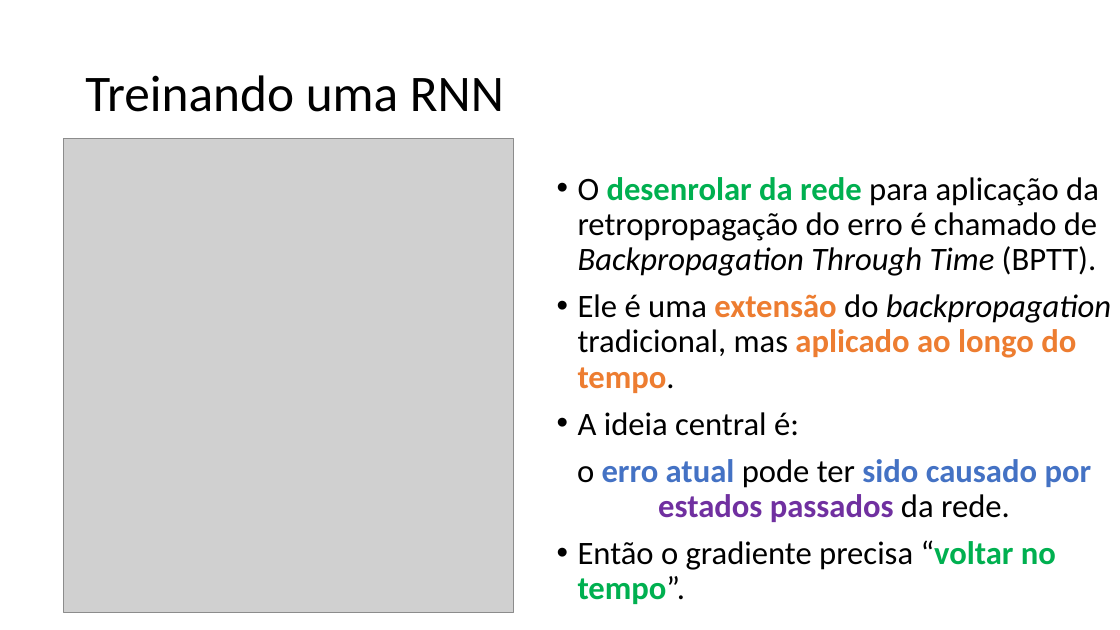
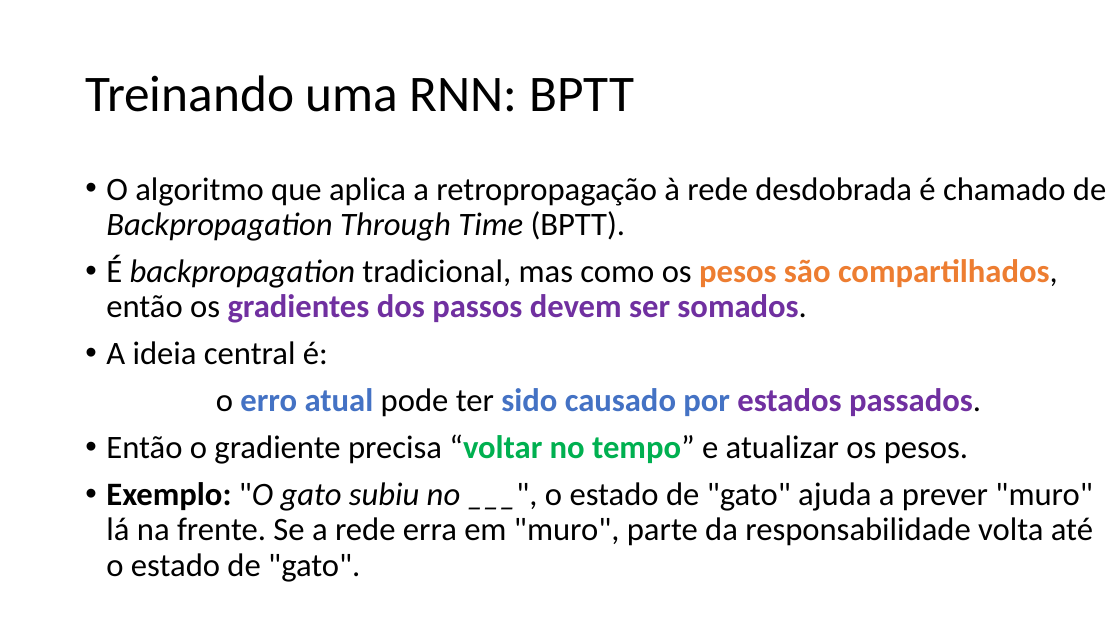
Before and after one commit to zz4fap/c24_inteligencia_artificial, a slide deck: slide 25 of slides/C24_RNN.pptx (slide 26 before the commit). Drawn at 1120x630 pixels with LibreOffice and Linux fonts; fonts in the diff are those of the drawing; grey boxes stand for pictures. Boxes give left, top, right and bottom in pixels: in the first picture for what was removed or moved away, otherwise in the second. Text is boxed around its words. In the diff, an @@ line names an element or a change of style, - is before the commit and + after.

Commit message:
update of slides

```diff
--- a/slides/C24_RNN.pptx
+++ b/slides/C24_RNN.pptx
@@ title at [85,75,634,112]: text changed @@
-Treinando uma RNN
+Treinando uma RNN: BPTT
@@ picture removed at [64,138,513,613] @@
@@ text "O algoritmo que aplica a ...": place and size @@
-text "O algoritmo que aplica a ..." at [577,177,1111,604]
+text "O algoritmo que aplica a ..." at [106,177,1106,582]
@@ text at [106,177,1106,323]: text changed @@
-• O desenrolar da rede para aplicação da retropropagação do erro é chamado de Backpropagation Through Time (BPTT).
-• Ele é uma extensão do backpropagation tradicional, mas aplicado ao longo do tempo.
+• O algoritmo que aplica a retropropagação à rede desdobrada é chamado de Backpropagation Through Time (BPTT).
+• É backpropagation tradicional, mas como os pesos são compartilhados, então os gradientes dos passos devem ser somados.
@@ text at [106,388,1093,582]: text changed; bold off @@
-o erro atual pode ter sido causado por estados passados da rede.
-• Então o gradiente precisa “voltar no tempo”.
+o erro atual pode ter sido causado por estados passados.
+• Então o gradiente precisa “voltar no tempo” e atualizar os pesos.
+• Exemplo: "O gato subiu no ___", o estado de "gato" ajuda a prever "muro" lá na frente. Se a rede erra em "muro", parte da responsabilidade volta até o estado de "gato".
```
Also in this commit, not shown: 24 other slides changed, 7 slides added, 8 slides removed, 1 other file.
